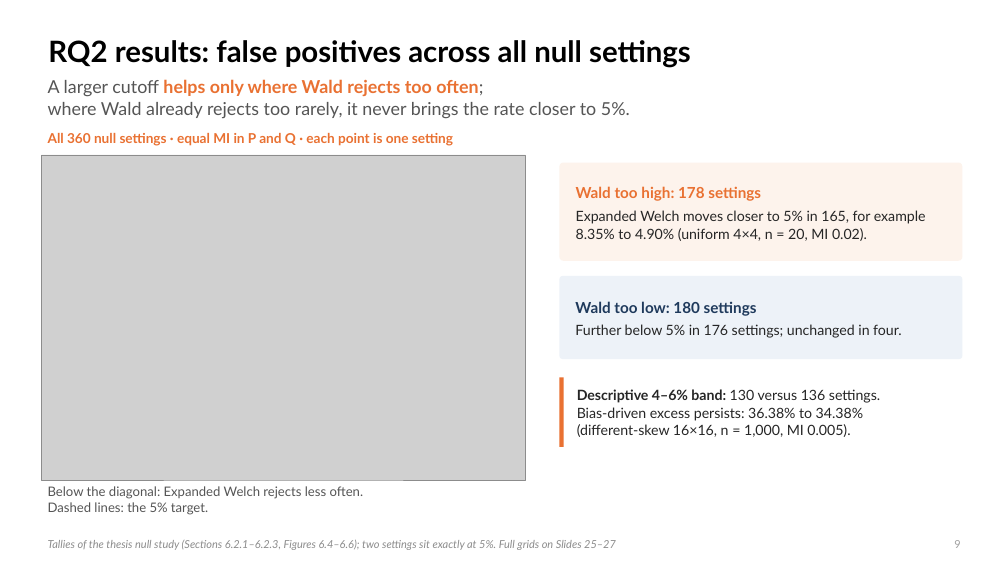
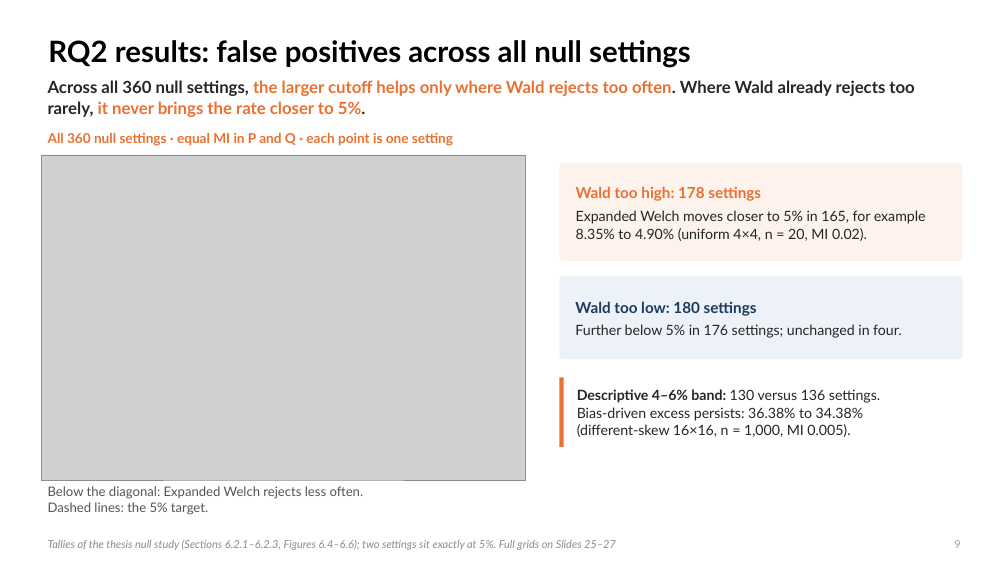
Before and after one commit to dzhao61/MCSResearchSimulations, a slide deck: slide 9 of Thesis Presentation/Daniel_Zhao_Welch_MI_Presentation_Final.pptx. Drawn at 1008x567 pixels with LibreOffice and Linux fonts; fonts in the diff are those of the drawing; grey boxes stand for pictures. Boxes give left, top, right and bottom in pixels: in the first picture for what was removed or moved away, otherwise in the second. Text is boxed around its words. In the diff, an @@ line names an element or a change of style, - is before the commit and + after.

```diff
--- a/Thesis Presentation/Daniel_Zhao_Welch_MI_Presentation_Final.pptx
+++ b/Thesis Presentation/Daniel_Zhao_Welch_MI_Presentation_Final.pptx
@@ text at (48,80,914,117): text changed; size 17 to 16 pt; text colour #555555 to #E97132; bold on @@
-A larger cutoff helps only where Wald rejects too often;
-where Wald already rejects too rarely, it never brings the rate closer to 5%.
+Across all 360 null settings, the larger cutoff helps only where Wald rejects too often. Where Wald already rejects too rarely, it never brings the rate closer to 5%.
```
Also in this commit, not shown: 22 other slides changed, 9 other files.
